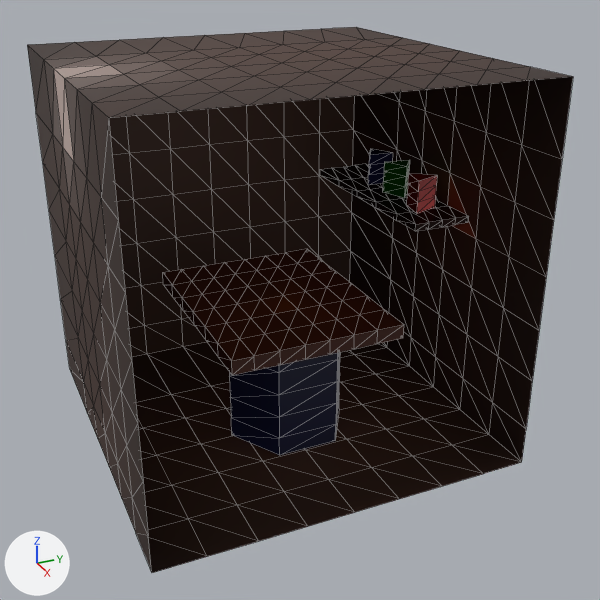
What one commit did to the COLLADA model public/models/scene.dae.
One viewpoint serves both versions: a camera (50 mm lens) standing at (11.56, -4.71, 8.07) and looking at (0.48, 0.28, 2.53). Lighting does not change. The marker at lower left points along +X, +Y and +Z. Mesh edges are drawn as thin lines. Where no turn or scale is listed for an object, it has been applied to the vertices. Vertices at the same position are counted once.

The older version as bpy lines, for what is in view:
```python
ob_base = bpy.data.objects.new('Base', me_cylinder_001)
ob_base.location = (0.4, 0.06, 1.25)
ob_bluebook = bpy.data.objects.new('BlueBook', me_cylinder_004)
ob_bluebook.location = (-1.2, 2.54, 4.04)
ob_greenbook = bpy.data.objects.new('GreenBook', me_cylinder_003)
ob_greenbook.location = (-0.41, 2.54, 4.04)
ob_redbook = bpy.data.objects.new('RedBook', me_cylinder_002)
ob_redbook.location = (0.45, 2.44, 4.03)
ob_shelf = bpy.data.objects.new('Shelf', me_cube_002)
ob_shelf.location = (-0.67, 2.49, 3.69)
ob_table = bpy.data.objects.new('Table', me_cube_001)
ob_table.location = (0.12, -0.01, 2.38)
ob_wall = bpy.data.objects.new('Wall', me_cube)
ob_wall.location = (0.0, 0.0, 3.24)
```
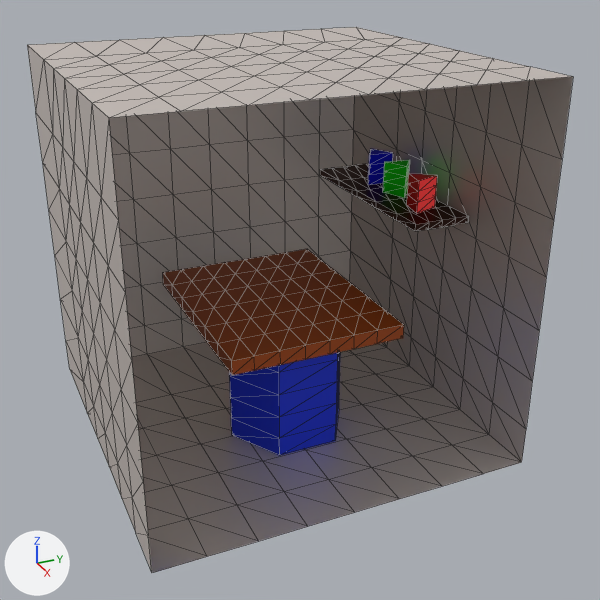
Boxes [x1, y1, x2, y2] around the edits, measured in the pictures (600 x 600 px):
part 1 of me_cylinder_004, recoloured: [368, 149, 393, 185] in both
part 2 of me_cylinder_003, recoloured (black to green): [383, 160, 410, 198] in both
part 3 of me_cylinder_002, recoloured (brown to red): [407, 173, 437, 214] in both
part 4 of me_cylinder_002, recoloured: [418, 176, 436, 192] in both
part 5 of me_cube_001, recoloured (black to brown): [163, 249, 404, 375] in both
part 6 of me_cylinder_001, recoloured: [229, 352, 340, 455] in both
part 7 of me_cylinder_001, recoloured (black to blue): [232, 360, 337, 455] in both
part 8 of me_cylinder_001, recoloured (black to blue): [229, 359, 340, 438] in both
part 9 of me_cube, recoloured: [27, 27, 573, 573] in both

The change in detail:
me_cylinder_004 has 12 vertices, 20 faces and spans x -0.271..0.143, y -0.24..0.23, z -0.272..0.272.
me_cylinder_004 is used by ob_bluebook; location (-1.2, 2.54, 4.04).
me_cylinder_004 part 1: 20 faces centred in x -0.138..0.138, y -0.157..0.157, z -0.272..0.272 are repainted in the vertex colours; the middle colour goes from dark blue #000041 to blue #0000ff.
me_cylinder_003 has 12 vertices, 20 faces and spans x -0.164..0.269, y -0.216..0.25, z -0.272..0.272.
me_cylinder_003 is used by ob_greenbook; location (-0.41, 2.54, 4.04).
me_cylinder_003 part 2: 20 faces centred in x -0.145..0.145, y -0.156..0.156, z -0.272..0.272 are repainted in the vertex colours; the middle colour goes from dark green #005800 to green #00ff00.
me_cylinder_002 has 12 vertices, 20 faces and spans x -0.256..0.207, y -0.176..0.267, z -0.272..0.272.
me_cylinder_002 is used by ob_redbook; location (0.45, 2.44, 4.03).
me_cylinder_002 part 3: 16 faces centred in x -0.154..0.154, y -0.148..0.148, z -0.209..0.272 are repainted in the vertex colours; the middle colour goes from red #910000 to red #ff0000.
me_cylinder_002 part 4: 4 faces centred in x -0.154..0.154, y -0.028..0.148, z -0.272..0.213 are repainted in the vertex colours; the middle colour goes from red #7e0000 to red #ff0000.
me_cube_001 has 112 vertices, 220 faces and spans x -1.76..1.76, y -1.39..1.39, z -0.11..0.11.
me_cube_001 is used by ob_table; location (0.12, -0.01, 2.38).
me_cube_001 part 5: 220 faces centred in x -1.76..1.76, y -1.39..1.39, z -0.11..0.11 are repainted in the vertex colours; the middle colour goes from brown #724321 to orange #f6a530.
me_cylinder_001 has 36 vertices, 68 faces and spans x -0.87..0.87, y -1.0..1.0, z -1.0..1.0.
me_cylinder_001 is used by ob_base; location (0.4, 0.06, 1.25).
me_cylinder_001 part 6: 25 faces centred in x -0.87..0.87, y -0.83..0.83, z -0.89..0.84 are repainted in the vertex colours; the middle colour goes from brown #4c3d3f to blue #4d75f6.
me_cylinder_001 part 7: 19 faces centred in x -0.87..0.87, y -0.67..0.67, z -1.0..0.39 are repainted in the vertex colours; the middle colour goes from black #423537 to blue #4d75f6.
me_cylinder_001 part 8: 24 faces centred in x -0.87..0.58, y -0.83..0.83, z -0.89..1.0 are repainted in the vertex colours; the middle colour goes from dark grey #46383d to blue #4d75f6.
me_cube has 252 vertices, 472 faces and spans x -3.0..3.0, y -3.0..3.0, z -3.0..3.0.
me_cube is used by ob_wall; location (0.0, 0.0, 3.24).
me_cube part 9: 472 faces centred in x -3.0..2.71, y -3.0..3.0, z -3.0..3.0 are repainted in the vertex colours; the middle colour goes from brown #4e352b to light grey #e0d6d0.
